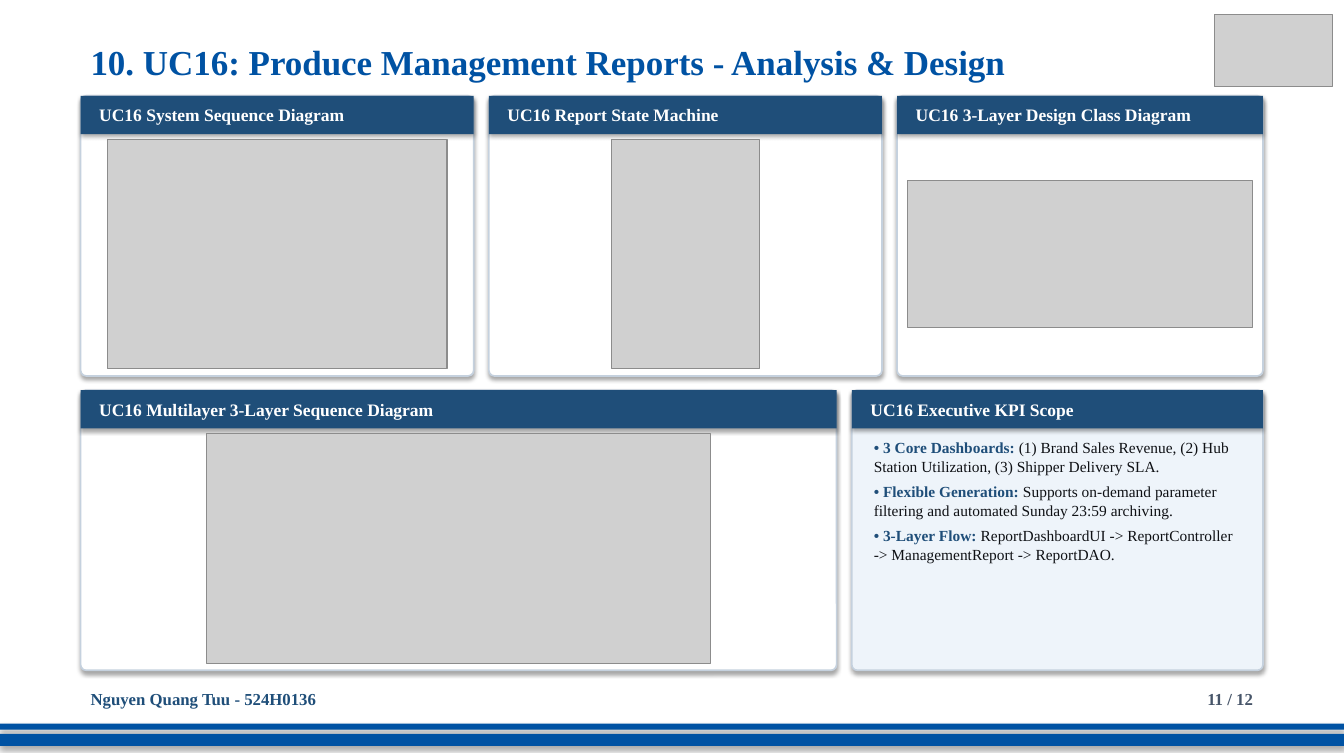
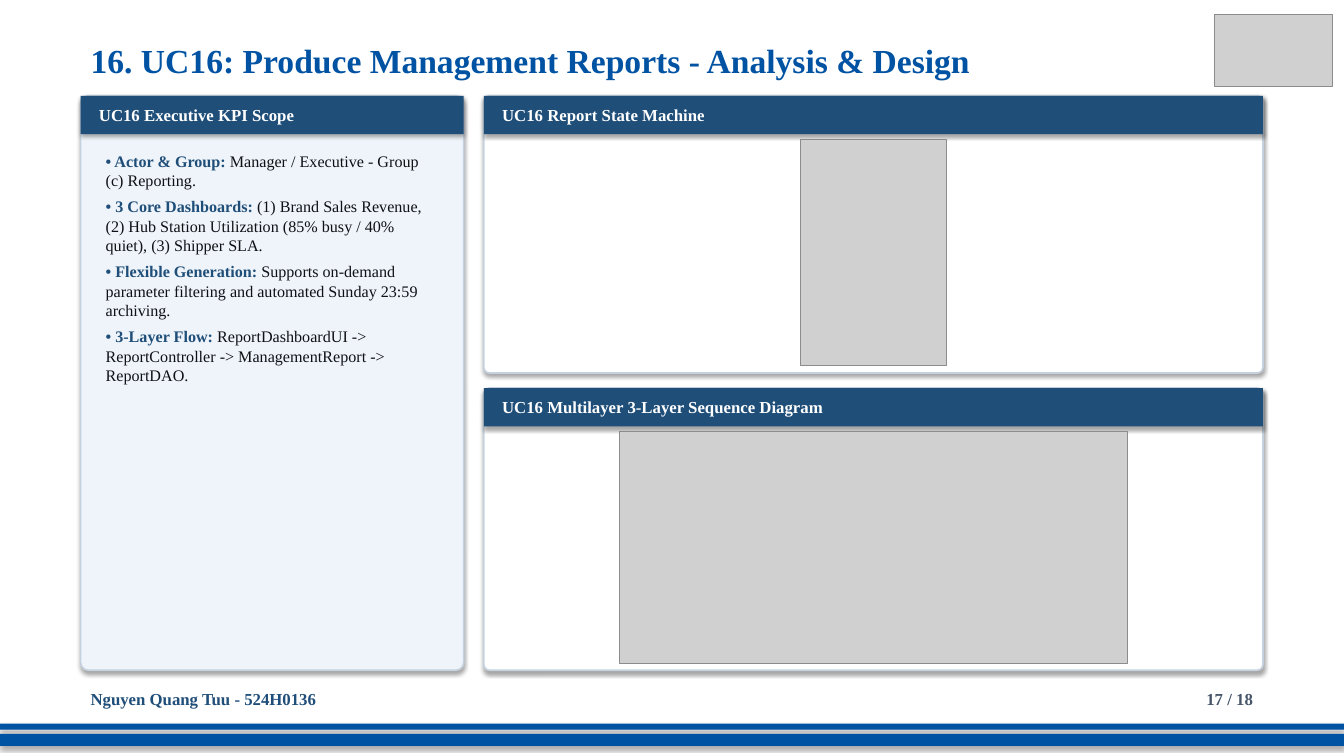
Before and after one commit to DoQuocTrung06/SaigonBite-RAD-TeamF10, a slide deck: slide 17 of Part_2/TeamF10_Presentation_for_SaigonBite.pptx (slide 11 before the commit). Drawn at 1344x756 pixels with LibreOffice and Linux fonts; fonts in the diff are those of the drawing; grey boxes stand for pictures. Boxes give left, top, right and bottom in pixels: in the first picture for what was removed or moved away, otherwise in the second. Text is boxed around its words. In the diff, an @@ line names an element or a change of style, - is before the commit and + after.

```diff
--- a/Part_2/TeamF10_Presentation_for_SaigonBite.pptx
+++ b/Part_2/TeamF10_Presentation_for_SaigonBite.pptx
@@ text at <box>91,49,970,80</box>: text changed; size 25 to 24 pt @@
-10. UC16: Produce Management Reports - Analysis & Design
+16. UC16: Produce Management Reports - Analysis & Design
@@ rectangle "UC16 Executive KPI Scope": place and size @@
-rectangle "UC16 Executive KPI Scope" at <box>81,96,474,134</box>
+rectangle "UC16 Executive KPI Scope" at <box>81,96,464,134</box>
@@ rounded rectangle: place and size @@
-rounded rectangle at <box>81,96,474,376</box>
+rounded rectangle at <box>81,96,464,670</box>
@@ rounded rectangle at <box>81,96,464,670</box>: fill #FFFFFF to #EEF4FA @@
@@ text in rectangle at <box>99,109,294,125</box>: text changed; size 12.5 to 12 pt @@
-UC16 System Sequence Diagram
+UC16 Executive KPI Scope
@@ rectangle "UC16 Report State Machine": place and size @@
-rectangle "UC16 Report State Machine" at <box>489,96,882,134</box>
+rectangle "UC16 Report State Machine" at <box>484,96,1263,134</box>
@@ rectangle "UC16 Report State Machine" at <box>484,96,1263,134</box>: size 12.5 to 12 pt @@
@@ rounded rectangle: place and size @@
-rounded rectangle at <box>489,96,882,376</box>
+rounded rectangle at <box>484,96,1263,373</box>
@@ text "• Actor & Group: Manager ...": place and size @@
-text "• Actor & Group: Manager ..." at <box>874,442,1232,564</box>
+text "• Actor & Group: Manager ..." at <box>106,156,421,385</box>
@@ picture removed at <box>107,139,447,369</box> @@
@@ picture: place and size @@
-picture at <box>612,139,760,369</box>
+picture at <box>801,139,947,366</box>
@@ text at <box>106,156,421,255</box>: text changed; size 11 to 11.5 pt @@
-• 3 Core Dashboards: (1) Brand Sales Revenue, (2) Hub Station Utilization, (3) Shipper Delivery SLA.
+• Actor & Group: Manager / Executive - Group (c) Reporting.
+• 3 Core Dashboards: (1) Brand Sales Revenue, (2) Hub Station Utilization (85% busy / 40% quiet), (3) Shipper SLA.
@@ picture removed at <box>907,180,1253,327</box> @@
@@ text at <box>106,265,418,385</box>: size 11 to 11.5 pt in "• Flexible Generation: Supports on-demand parameter filterin ...", "• 3-Layer Flow: ReportDashboardUI -> ReportController -> ..." @@
@@ rectangle "UC16 Multilayer 3-Layer Sequence Diagram": place and size @@
-rectangle "UC16 Multilayer 3-Layer Sequence Diagram" at <box>897,96,1263,134</box>
+rectangle "UC16 Multilayer 3-Layer Sequence Diagram" at <box>484,388,1263,426</box>
@@ rounded rectangle: place and size @@
-rounded rectangle at <box>897,96,1263,376</box>
+rounded rectangle at <box>484,388,1263,670</box>
@@ rounded rectangle removed at <box>81,390,837,670</box> @@
@@ rectangle removed at <box>81,390,837,429</box> @@
-UC16 Multilayer 3-Layer Sequence Diagram
@@ text in rectangle at <box>502,401,822,417</box>: text changed; size 12.5 to 12 pt @@
-UC16 3-Layer Design Class Diagram
+UC16 Multilayer 3-Layer Sequence Diagram
@@ rounded rectangle removed at <box>852,390,1263,670</box> @@
@@ rectangle removed at <box>852,390,1263,429</box> @@
-UC16 Executive KPI Scope
@@ picture: place and size @@
-picture at <box>207,434,711,663</box>
+picture at <box>619,432,1127,663</box>
@@ text at <box>1206,694,1253,705</box>: text changed @@
-11 / 12
+17 / 18
```
Also in this commit, not shown: 11 other slides changed, 6 slides added.
